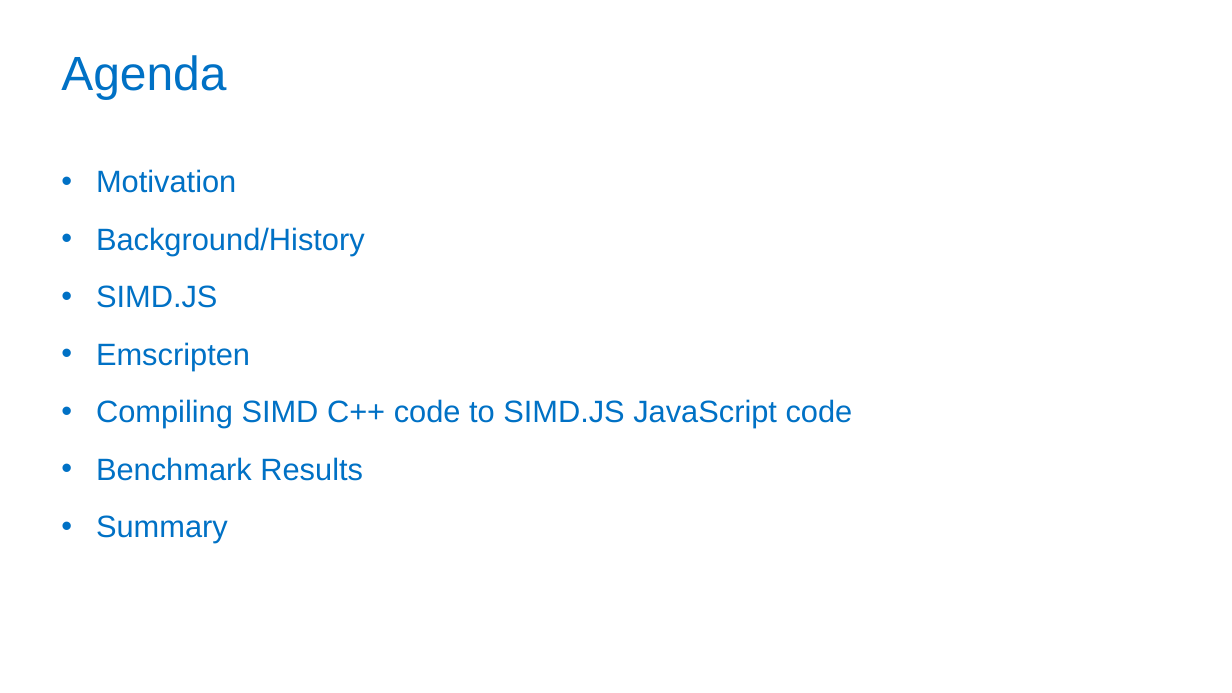
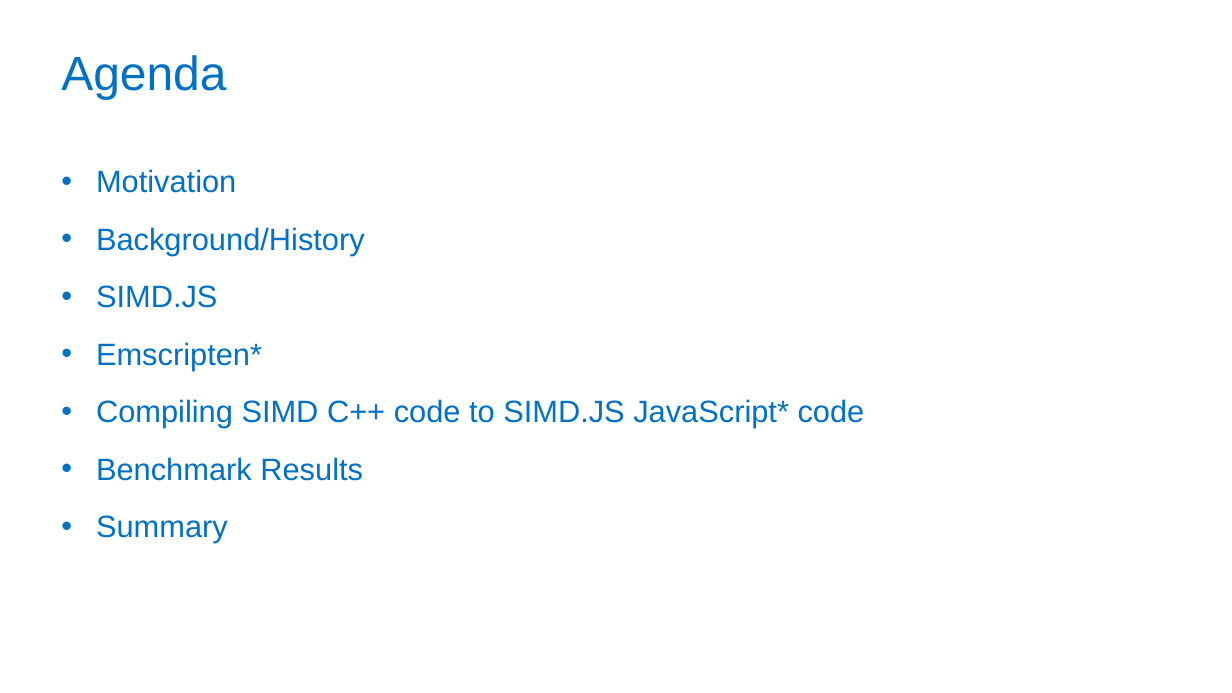
Before and after one commit to PeterJensen/wpmvp2015, a slide deck: slide 2 of simdjs-presentation.pptx. Drawn at 1232x693 pixels with LibreOffice and Linux fonts; fonts in the diff are those of the drawing; background and template pictures are left out. Boxes give left, top, right and bottom in pixels: in the first picture for what was removed or moved away, otherwise in the second. Text is boxed around its words. In the diff, an @@ line names an element or a change of style, - is before the commit and + after.

```diff
--- a/simdjs-presentation.pptx
+++ b/simdjs-presentation.pptx
@@ text at bbox=[96, 342, 865, 428]: text changed @@
-• Emscripten
-• Compiling SIMD C++ code to SIMD.JS JavaScript code
+• Emscripten*
+• Compiling SIMD C++ code to SIMD.JS JavaScript* code
```
Also in this commit, not shown: 17 other slides changed, 4 slides added, 1 other file.
